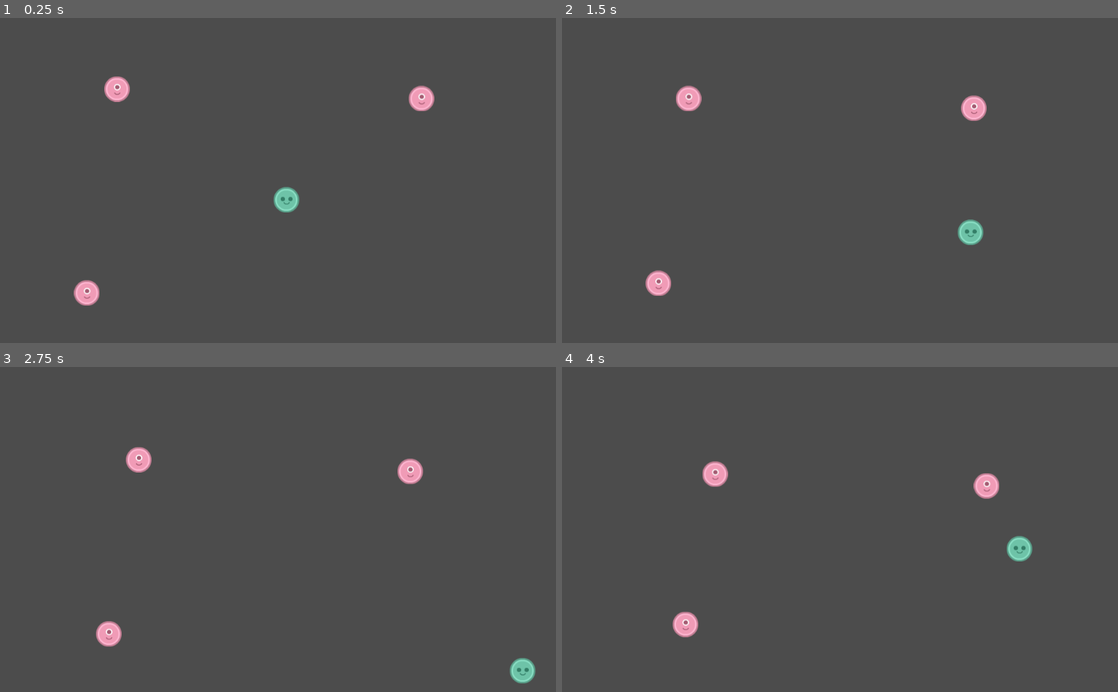
Above: before the commit, frames 1-4 (two rows, left to right).
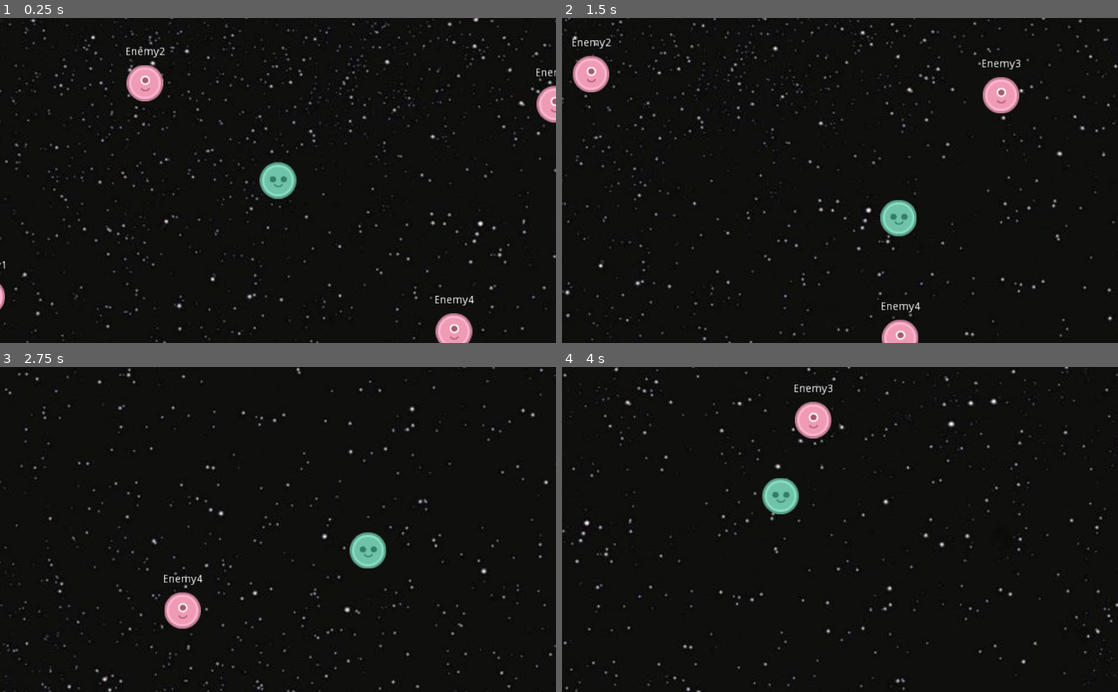
Above: after the commit, the same moments.

Repository: VitorCazella/Game_Dev
Game: Godot game, scene res://scenes/World.tscn
Same seed, same stepped clock (60 frames per second), same inputs: the game is played once before the commit and once after it. Before the commit the project starts from res://World.tscn.
Inputs:
- Up to frame 1 (0.25 s): no input
- Up to frame 2 (1.5 s): hold D (move_right) 0.53-1.28 s; tap F (f) at 0.6, 1.35 s; hold S (move_down) from 1.28 s (still down)
- Up to frame 3 (2.75 s): release S (move_down) at 2.03 s; hold D (move_right) from 2.03 s (still down); tap F (f) at 2.1 s
- Up to frame 4 (4 s): release D (move_right) at 2.78 s; hold W (move_up) 2.78-3.53 s; tap F (f) at 2.85, 3.6 s; hold A (move_left) from 3.53 s (still down)

The runs differ from the first frame. In frame 1, 99% of the frame differs, in the area x 0-100%, y 0-100%; in frame 2, 99%; in frame 3, 99%; in frame 4, 99%.

Commit message:
Finished task 1

Diff:
--- a/ChaserBase/Enemy.tscn
+++ /dev/null
@@ -1,16 +0,0 @@
-[gd_scene load_steps=4 format=2]
-
-[ext_resource path="res://Enemy.gd" type="Script" id=1]
-[ext_resource path="res://enemy.png" type="Texture" id=2]
-
-[sub_resource type="CircleShape2D" id=1]
-radius = 22.0
-
-[node name="Enemy" type="KinematicBody2D"]
-script = ExtResource( 1 )
-
-[node name="Sprite" type="Sprite" parent="."]
-texture = ExtResource( 2 )
-
-[node name="CollisionShape2D" type="CollisionShape2D" parent="."]
-shape = SubResource( 1 )
--- a/ChaserBase/World.tscn
+++ /dev/null
@@ -1,34 +0,0 @@
-[gd_scene load_steps=5 format=2]
-
-[ext_resource path="res://Player.tscn" type="PackedScene" id=1]
-[ext_resource path="res://Enemy.tscn" type="PackedScene" id=2]
-[ext_resource path="res://Path2D.gd" type="Script" id=3]
-
-[sub_resource type="Curve2D" id=1]
-_data = {
-"points": PoolVector2Array( 0, 0, 0, 0, 139, 518, 0, 0, 0, 0, 340, 522, 0, 0, 0, 0, 349, 368, 0, 0, 0, 0, 126, 300, 0, 0, 0, 0, 18.2582, 326.513, 0, 0, 0, 0, 138, 514, 0, 0, 0, 0, 213, 682, 0, 0, 0, 0, 24, 629, 0, 0, 0, 0, 274, 639, 0, 0, 0, 0, 481.244, 522.514, 0, 0, 0, 0, 528.919, 591.379, 0, 0, 0, 0, 246, 557, 0, 0, 0, 0, 63, 463, 0, 0, 0, 0, 276, 607, 0, 0, 0, 0, 286, 507, 0, 0, 0, 0, 835.104, 492.849, 0, 0, 0, 0, 315, 407, 0, 0, 0, 0, 320, 338, 0, 0, 0, 0, 299, 497, 0, 0, 0, 0, 334, 525, 0, 0, 0, 0, 130, 522, 0, 0, 0, 0, 100, 569, 0, 0, 0, 0, 95, 436, 0, 0, 0, 0, 194, 504, 0, 0, 0, 0, 126, 517 )
-}
-
-[node name="World" type="Node2D"]
-
-[node name="Player" parent="." instance=ExtResource( 1 )]
-position = Vector2( 527.424, 335.734 )
-
-[node name="Enemy1" parent="." instance=ExtResource( 2 )]
-position = Vector2( 151.657, 515.895 )
-
-[node name="Enemy2" parent="." instance=ExtResource( 2 )]
-position = Vector2( 207.202, 122.992 )
-
-[node name="Enemy3" parent="." instance=ExtResource( 2 )]
-position = Vector2( 784.488, 140.72 )
-
-[node name="Path2D" type="Path2D" parent="."]
-position = Vector2( 2, -2 )
-curve = SubResource( 1 )
-script = ExtResource( 3 )
-
-[node name="PathFollow2D" type="PathFollow2D" parent="Path2D"]
-position = Vector2( 149.002, 518.199 )
-offset = 10.0
-rotate = false
--- a/ChaserBase/project.godot
+++ b/ChaserBase/project.godot
@@ -16,8 +16,7 @@
 [application]
 
 config/name="Chaser"
-run/main_scene="res://World.tscn"
-config/icon="res://icon.png"
+run/main_scene="res://scenes/World.tscn"
 
 [input]
 
--- /dev/null
+++ b/ChaserBase/scenes/Enemy.tscn
@@ -0,0 +1,27 @@
+[gd_scene load_steps=4 format=2]
+
+[ext_resource path="res://scripts/Enemy.gd" type="Script" id=1]
+[ext_resource path="res://img/enemy.png" type="Texture" id=2]
+
+[sub_resource type="CircleShape2D" id=1]
+radius = 22.0
+
+[node name="Enemy" type="KinematicBody2D"]
+script = ExtResource( 1 )
+
+[node name="Sprite" type="Sprite" parent="."]
+texture = ExtResource( 2 )
+
+[node name="CollisionShape2D" type="CollisionShape2D" parent="."]
+shape = SubResource( 1 )
+
+[node name="Label" type="Label" parent="."]
+margin_left = -41.0585
+margin_top = -46.9577
+margin_right = 41.9415
+margin_bottom = -32.9577
+text = "Enemy name"
+align = 1
+__meta__ = {
+"_edit_use_anchors_": false
+}
--- a/ChaserBase/Player.tscn
+++ b/ChaserBase/scenes/Player.tscn
@@ -1,7 +1,7 @@
 [gd_scene load_steps=4 format=2]
 
-[ext_resource path="res://Player.gd" type="Script" id=1]
-[ext_resource path="res://player.png" type="Texture" id=2]
+[ext_resource path="res://scripts/Player.gd" type="Script" id=1]
+[ext_resource path="res://img/player.png" type="Texture" id=2]
 
 [sub_resource type="CircleShape2D" id=1]
 radius = 22.0
@@ -14,3 +14,9 @@
 
 [node name="Sprite" type="Sprite" parent="."]
 texture = ExtResource( 2 )
+
+[node name="Camera2D" type="Camera2D" parent="."]
+current = true
+zoom = Vector2( 0.7, 0.7 )
+smoothing_enabled = true
+smoothing_speed = 2.0
--- /dev/null
+++ b/ChaserBase/scenes/RangedEnemy.gd
@@ -0,0 +1,51 @@
+extends KinematicBody2D
+
+var velocity = Vector2()
+
+var speed = 100
+var follow = true
+
+var player
+
+func _ready():
+	$Label.text = $".".name
+	add_to_group("enemies") # add this Node to the enemies group
+
+
+func _process(delta):
+	#print($".".name +": " + String(position.distance_to(player.position) - 44)) #distance between enemy and player minus 44 which is the diameter of the enemy
+	pass
+
+func _physics_process(delta):
+	velocity = Vector2()
+	if player == null: # if we can't find a player, we can't chase them
+		#print("no player found")
+		pass
+	else:
+		if follow:
+			#velocity.x += 1 #Make enemies move to the right
+			#follow()
+			velocity = position.direction_to(player.position) * speed #Make the enemies move towards the player using the calculated vector above.
+		else:
+			velocity = Vector2(0,0)
+		get_away()
+		velocity = velocity.normalized()
+		move_and_collide(velocity * speed * delta)
+
+func set_player(p):
+	player = p
+
+func get_distance():
+	return position.distance_to(player.position) - 44
+
+func get_follow():
+	return follow
+
+func set_follow(option):
+	follow = option
+
+func get_away(): #Write a script that it allows enemy object to move away from the player if the player gets closer than 150, whether following is turned on or not.
+	if get_distance() <= 150:
+		velocity = -(position.direction_to(player.position) * speed)
+
+#by Vitor Cazella
--- /dev/null
+++ b/ChaserBase/scenes/RangedEnemy.tscn
@@ -0,0 +1,24 @@
+[gd_scene load_steps=3 format=2]
+
+[ext_resource path="res://img/enemy.png" type="Texture" id=1]
+
+[sub_resource type="CircleShape2D" id=1]
+radius = 22.0
+
+[node name="RangedEnemy" type="KinematicBody2D"]
+
+[node name="enemy" type="Sprite" parent="."]
+texture = ExtResource( 1 )
+
+[node name="CollisionShape2D" type="CollisionShape2D" parent="."]
+shape = SubResource( 1 )
+
+[node name="Label" type="Label" parent="."]
+margin_left = -44.0
+margin_top = -46.0
+margin_right = 45.0
+margin_bottom = -32.0
+text = "RangedEnemy"
+__meta__ = {
+"_edit_use_anchors_": false
+}
--- /dev/null
+++ b/ChaserBase/scenes/World.tscn
@@ -0,0 +1,35 @@
+[gd_scene load_steps=5 format=2]
+
+[ext_resource path="res://img/space.jpeg" type="Texture" id=2]
+[ext_resource path="res://scenes/Enemy.tscn" type="PackedScene" id=3]
+[ext_resource path="res://scenes/Player.tscn" type="PackedScene" id=4]
+[ext_resource path="res://scenes/RangedEnemy.gd" type="Script" id=5]
+
+[node name="World" type="Node2D"]
+
+[node name="ParallaxBackground" type="ParallaxBackground" parent="."]
+scale = Vector2( 1.5, 1.5 )
+transform = Transform2D( 1.5, 0, 0, 1.5, 0, 0 )
+
+[node name="ParallaxLayer" type="ParallaxLayer" parent="ParallaxBackground"]
+motion_mirroring = Vector2( 1200, 675 )
+
+[node name="space" type="Sprite" parent="ParallaxBackground/ParallaxLayer"]
+texture = ExtResource( 2 )
+centered = false
+
+[node name="Player" parent="." instance=ExtResource( 4 )]
+position = Vector2( 548.806, 357.116 )
+
+[node name="Enemy1" parent="." instance=ExtResource( 3 )]
+position = Vector2( 151.657, 515.895 )
+
+[node name="Enemy2" parent="." instance=ExtResource( 3 )]
+position = Vector2( 377.259, 231.21 )
+
+[node name="Enemy3" parent="." instance=ExtResource( 3 )]
+position = Vector2( 905.787, 258.452 )
+
+[node name="Enemy4" parent="." instance=ExtResource( 3 )]
+position = Vector2( 775.62, 552.121 )
+script = ExtResource( 5 )
--- a/ChaserBase/Enemy.gd
+++ b/ChaserBase/scripts/Enemy.gd
@@ -1,26 +1,31 @@
 extends KinematicBody2D
 
 var velocity = Vector2()
-var speed = 50
 
+var speed = 100
 var follow = true
 
 var player
 
 func _ready():
+	$Label.text = $".".name
 	add_to_group("enemies") # add this Node to the enemies group
 
+
 func _process(delta):
-	print($".".name +": " + String(position.distance_to(player.position) - 44)) #distance between enemy and player minus 44 which is the diameter of the enemy
+	#print($".".name +": " + String(position.distance_to(player.position) - 44)) #distance between enemy and player minus 44 which is the diameter of the enemy
 	pass
 
 func _physics_process(delta):
+	velocity = Vector2()
 	if player == null: # if we can't find a player, we can't chase them
 		#print("no player found")
 		pass
 	else:
 		if follow:
-			follow()
+			#velocity.x += 1 #Make enemies move to the right
+			#follow()
+			velocity = position.direction_to(player.position) * speed #Make the enemies move towards the player using the calculated vector above.
 		else:
 			velocity = Vector2(0,0)
 		velocity = velocity.normalized()
@@ -28,6 +33,9 @@
 
 func set_player(p):
 	player = p
+
+func get_distance():
+	return position.distance_to(player.position) - 44
 
 func get_follow():
 	return follow
--- a/ChaserBase/Player.gd
+++ b/ChaserBase/scripts/Player.gd
@@ -2,9 +2,10 @@
 
 const MOVE_SPEED = 300
 
-onready var enemies = get_tree().get_nodes_in_group("enemies")
+onready var enemies = get_tree().get_nodes_in_group("enemies") #Get an array of Nodes in the enemies group.
 
 var pause = false
+var furthest
 
 func _ready():
 	yield(get_tree(), "idle_frame") # wait for scene tree to load before continuing
@@ -13,6 +14,12 @@
 
 func _process(delta):
 	enemies = get_tree().get_nodes_in_group("enemies")
+	if enemies:
+		furthest = enemies[1]
+		for item in enemies:
+			if item.get_distance() > furthest.get_distance():
+				furthest = item
+		print(furthest.name)
 
 func _physics_process(delta):
 	var move_vec = Vector2()
@@ -29,12 +36,19 @@
 	if Input.is_action_pressed("move_right"):
 		move_vec.x += 1
 
-	if Input.is_action_just_pressed("f"):
+	if Input.is_action_just_pressed("f"): #For each enemy add a variable and condition to turn the enemy following on/off.
 		if enemies[1].follow:
 			get_tree().call_group("enemies", "set_follow", false)
 		else:
 			get_tree().call_group("enemies", "set_follow", true)
 
+	if enemies:
+		for item in enemies:
+			if item.get_instance_id() != furthest.get_instance_id():
+				item.follow = false
+			else:
+				item.follow = true
+
 	move_vec = move_vec.normalized()
 	move_and_collide(move_vec * MOVE_SPEED * delta)
 
Binary file removed: ChaserBase/icon.png
Renamed: ChaserBase/enemy.png -> ChaserBase/img/enemy.png
Not shown, changed: ChaserBase/img/enemy.png.import
Renamed: ChaserBase/player.png -> ChaserBase/img/player.png
Not shown, changed: ChaserBase/img/player.png.import
Binary file added: ChaserBase/img/space.jpeg
Not shown, changed: ChaserBase/img/space.jpeg.import
Renamed: ChaserBase/Path2D.gd -> ChaserBase/scripts/Path2D.gd
